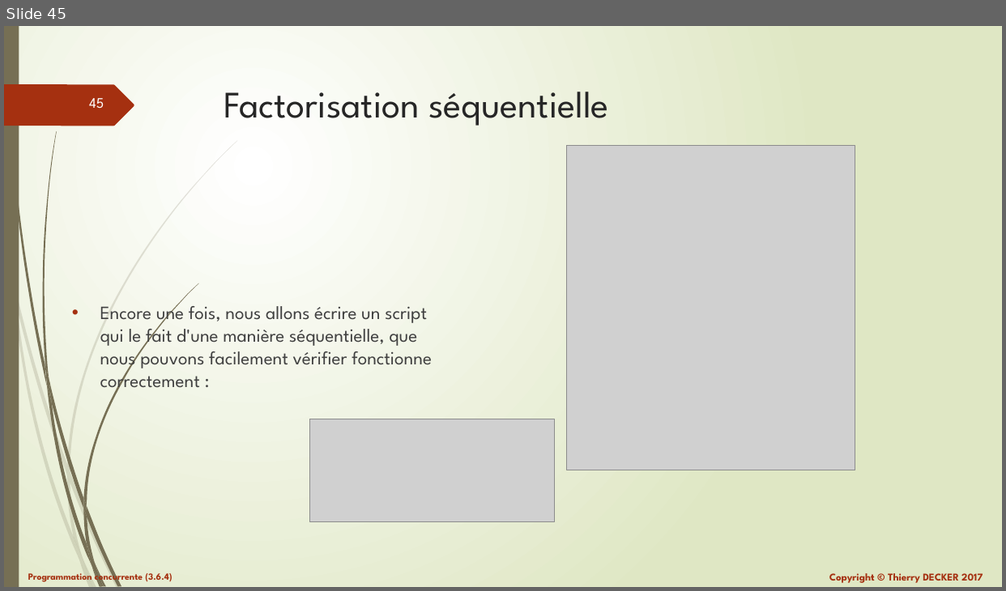
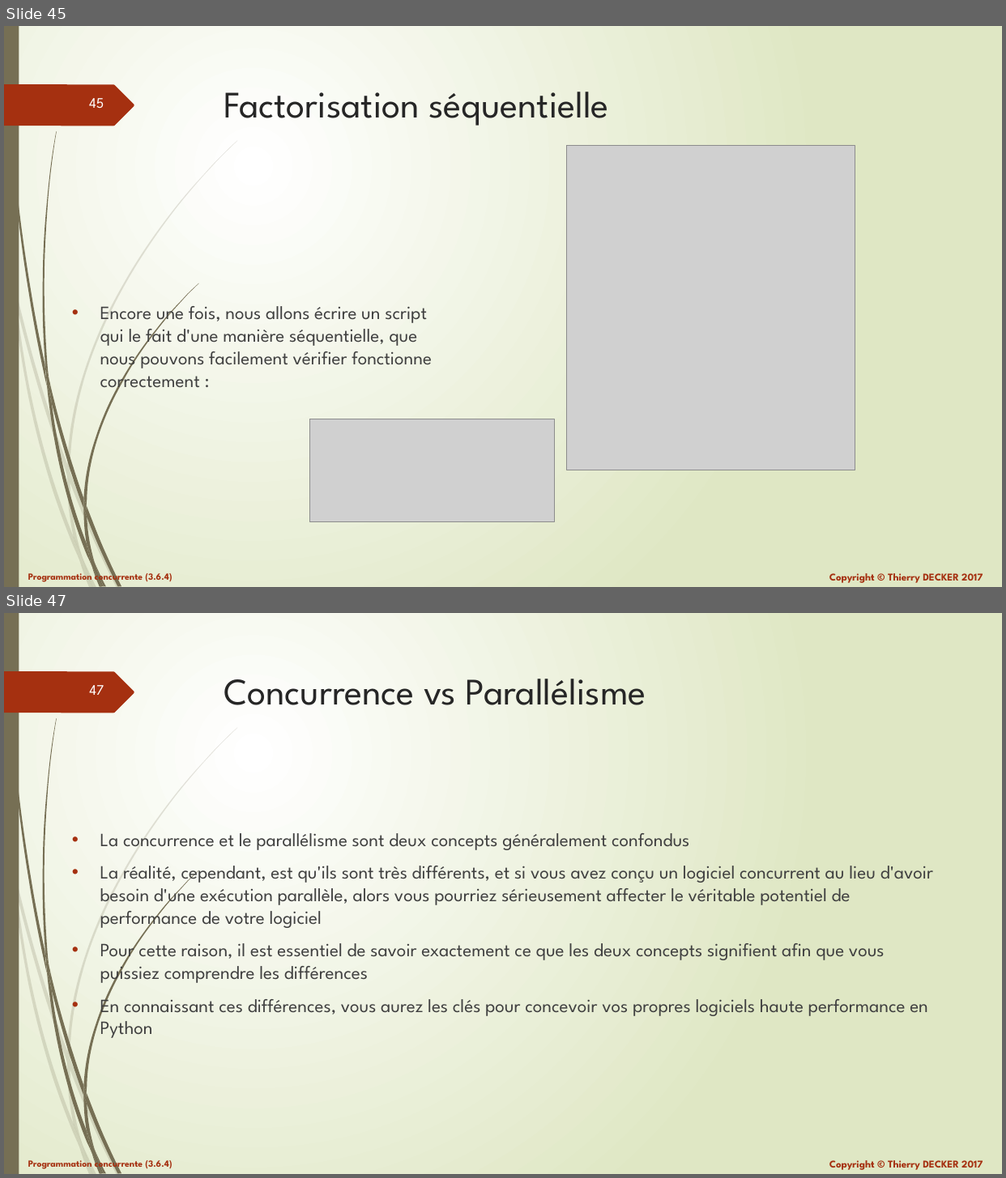
Before and after one commit to VikmanTheRacoon/learning-python, a slide deck: documentations/python-103.pptx. Shown one above the other, each under a label of ours: slide 45 before the commit, slides 45 and 47 after it; the slides between them are not shown. The pictures are 1006x591 and 1006x1178 pixels, drawn with LibreOffice and Linux fonts; fonts in the diff are those of the drawing; grey boxes stand for pictures. Boxes give left, top, right and bottom in pixels: in the first picture for what was removed or moved away, otherwise in the second. Text is boxed around its words. In the diff, an @@ line names an element or a change of style, - is before the commit and + after.

```diff
--- a/documentations/python-103.pptx
+++ b/documentations/python-103.pptx
@@ slide 47 added at box(4, 613, 1002, 1174), background gradient #FFFFFF to #DFE8C4; not listed: 27 template elements that a slide beside it also shows @@
@@ title added at box(224, 679, 646, 705), 36 pt, text #262626 @@
+Concurrence vs Parallélisme
@@ text added at box(100, 833, 933, 1038), 18 pt, text #404040 @@
+• La concurrence et le parallélisme sont deux concepts généralement confondus
+• La réalité, cependant, est qu'ils sont très différents, et si vous avez conçu un logiciel concurrent au lieu d'avoir besoin d'une exécution parallèle, alors vous pourriez sérieusement affecter le véritable potentiel de performance de votre logiciel
+• Pour cette raison, il est essentiel de savoir exactement ce que les deux concepts signifient afin que vous puissiez comprendre les différences
+• En connaissant ces différences, vous aurez les clés pour concevoir vos propres logiciels haute performance en Python
```
Also in this commit, not shown: 1 slide changed, 12 other slides added, 1 other file.
